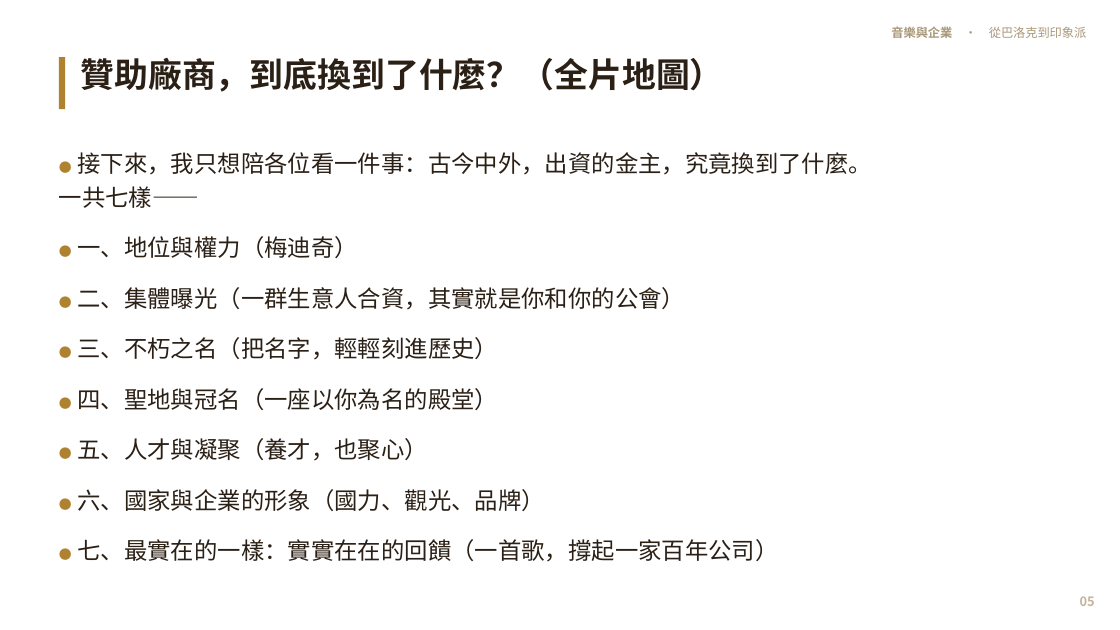
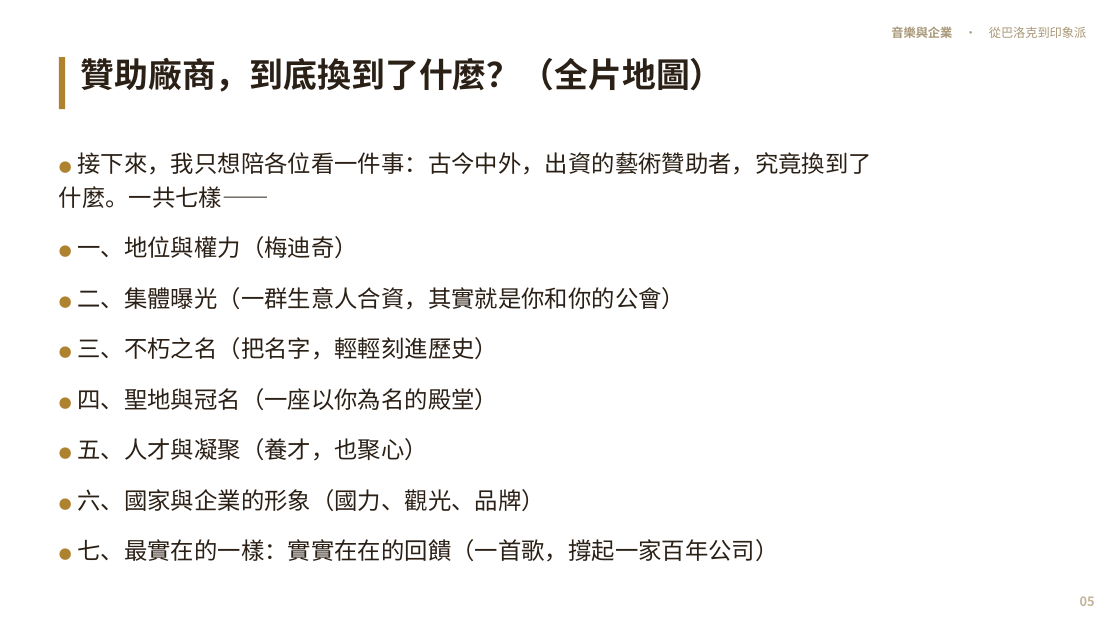
Before and after one commit to kblab2024/music-business-lecture, a slide deck: slide 5 of docs/downloads/音樂與企業-投影片.pptx. Drawn at 1120x630 pixels with LibreOffice and Linux fonts; fonts in the diff are those of the drawing. Boxes give left, top, right and bottom in pixels: in the first picture for what was removed or moved away, otherwise in the second. Text is boxed around its words. In the diff, an @@ line names an element or a change of style, - is before the commit and + after.

```diff
--- a/docs/downloads/音樂與企業-投影片.pptx
+++ b/docs/downloads/音樂與企業-投影片.pptx
@@ text at (59,152,872,208): text changed @@
-● 接下來，我只想陪各位看一件事：古今中外，出資的金主，究竟換到了什麼。一共七樣——
+● 接下來，我只想陪各位看一件事：古今中外，出資的藝術贊助者，究竟換到了什麼。一共七樣——
```
Also in this commit, not shown: 13 other slides changed, 7 other files.
